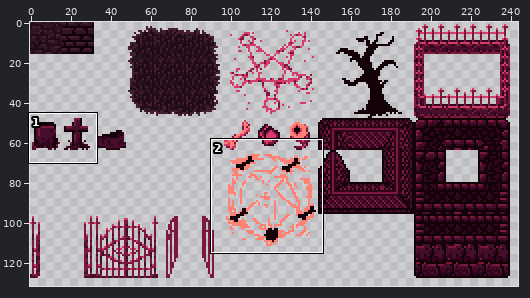
Two states of a sprite sheet, ZarguufsGraveyardAdventure/Assets/Images/tilesheet1.png. Above: a wide view before the commit, with the close-up outlined.
Close-up. The starting point:
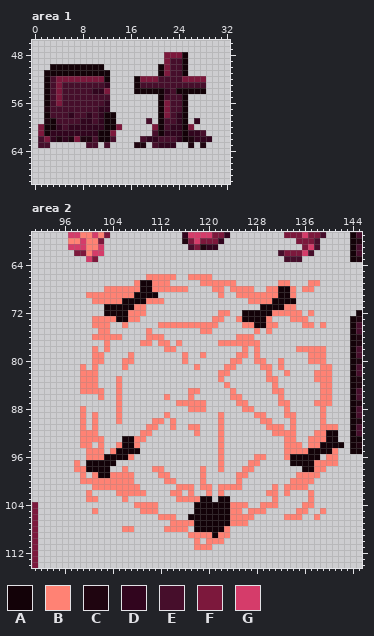
The file is 256x256 pixels. Shown: area 1: x 0..32, y 46..69; area 2: x 91..145, y 59..114. The wide view leaves out empty margins.
Palette (. is transparent): A #130208  B #ff8274  C #1f0510  D #31051e  E #460e2b  F #7c183c  G #d53c6a
Pixels before, area 1, first column x 1:
48 .....................FFFA....
49 .....................FEEA....
50 ..AAAAAAAAA.........AFEEA....
51 .AAAAAAAAAAA........AFEEA....
52 .AEFFFFFFFFA....AFFFEEEEFFFF.
53 .AEFEEEEEEED....AEEEEEEEEEEE.
54 .AEFEEEEEDDF....AAAAADEAAAAA.
55 .AEFEEEEEEEE........AEEEA....
56 .AEFEEEEEEED........AFEEA....
57 .CEEEEEEEEDD........AFEEA....
58 .AEEEDEEDEDAA.......AFEDA....
59 .CAEEEEDDEDAA.....E.AEEDA.D..
60 FAADEDDDDDDAAF.....FAEDDAF...
61 FADDDDDDDDAAF......EADDDADDE.
62 EFDCDCFCCEAAE....EDDEEEDACDDD
63 EE......EE.E....CC.EDDD..C.C.
Pixels before, area 2 (only the part around the change), first column x 93:
 59 ....GGBBGBF............DGGGGFFD.........FFFGFFE....AE
 60 ....BBGBBF.............CFGFFFD............FFFE.....AC
 61 ....GGGBBG..............EFCDD..............FGE.....AE
 62 .....FFBGG.............................EFFFGE......AE
 63 .......GF...............................EEE........AC
 64 .....................................................
 65 .....................................................
 66 .................BBBBB..BBBB.........................
 67 ...............BAABBB.....BBBBBB.......BB...BB.......
 68 ..........BBBBBBAABBBBBB....BB.BBBB..BBAAB.BB........
 69 .......BBBBBBBBAAAA..........B..BBBBBBBAAB...........
 70 ........BBBBBAAAABBB..............BBBBAAAA...........
 71 ..........AAAAABB...................AAAABB...........
 72 ..........AAAABBB............BB..AAAAABBBBB.B.......A
 73 ........BBBBAABB............BB..BAAAAB...BBB.......AC
 74 ........BBB..B.....BBBBBBBBBB....BBAABB....BB.B....AE
 75 .........BB......B........BB.......B.B.............AE
 76 ........BBBBB....BBB............BBB................AC
 77 ..........B.....BB.BB.B......BBBBBBB...............AC
 78 ........B.B.........BB...........B.B......BBBBB....AE
 79 ........BB....B........B..B.....BB.B........BBB....AE
 80 ........BB...BB........B.......BB..BB..B....BBB....AC
 81 ......B.B....B...........B....BB....BB.B......BB...AE
 82 ......BBB....................BB......B..B....BBB...AE
 83 ......BBB...B................B.......BB......BBB...AC
 84 ......BBB...B.................B.......B.......BB...AC
 85 ......BBBB..B...........BB.....B......BB......BB...AE
 86 .........B..B.......B...B......BB......B......BB...AE
 87 ............B.........BBBBB.....BB.....BB....BBB...AC
 88 ......B.....B...........BBB......BB.....B.....B....AE
 89 ......B.B...B.......B........B.....BB...BB....B....AE
 90 ......B.B...B.....BB.B.......B......BB...B....B....AC
 91 ......B.B........BB..B..BB...B.......BBB.B....BBB..AE
 92 ......BBB.......BB.......B...B........BBBB...BBAA..AE
 93 ......BBBB...AABB............B..........BB..BBBAA..AA
 94 ......BB.B..BAAB.............B..........BBB.BBAAAA.AC
 95 .......BBB.BAAAA.............B..........BBBBAAAAB..AA
 96 .......BBBAAAAB..............B.....BB...BAAAAA.BB....
 97 .....B.AAAAA.................B....BB.....AAAABBBB....
 98 .....BBAAAA..B....BB......B..B...BB........AABB......
 99 ......B.BAABBBB....BB.....B.....BB........BBBB.......
100 ......BBBBBBBBB.....BB....B.....B........BBBB........
101 ........BBBBBBBB......BBB.BB.BBBB.....B.BBBB.........
102 .......B....BBBBB....BB.B..B.B.......BB.B...B........
103 .......BB....B........BBBBAA.AA.......B.....B........
104 ...............BBBB......AAAAAABBB..BBB....BB........
105 ........B.......BBB......AAAAAABB.BBB.....BB..B......
106 ...................BBB..AAAAAAABBBB.....BBB..B.......
107 .....................BBBBAAAAAABBB...................
108 .............BB.....BBBB.AAAAAB......................
109 ........................BBBBABB......................
110 .........................B.BBB.......................
111 .........................BBB.........................
112 .....................................................
113 .....................................................
114 .....................................................
Once edited:
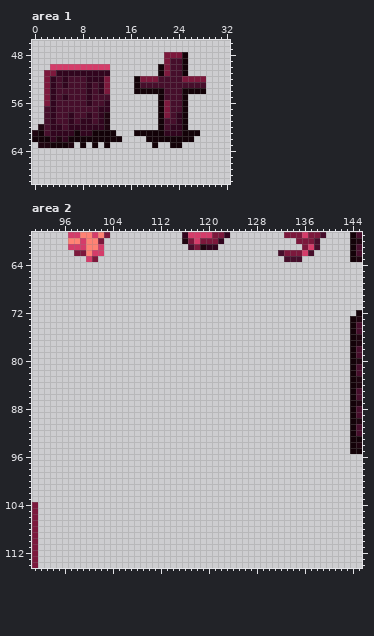
Diff:
Area 1:
y 50: x 3..12 AAAAAAAAA. -> GGGGGGGGGG
y 51: x 2..12 AAAAAAAAAAA -> FFDDDDDDDDD
y 52: x 2..12 AEFFFFFFFFA -> FDEDEEEDDDF
y 53: x 2..5 AEFE -> FDED; x 9 E -> D; x 11..12 ED -> DF
y 54: x 2..4 AEF -> FDE; x 9..10 ED -> DE; x 22 D -> E; x 24 A -> E
y 55: x 2..5 AEFE -> FDED; x 9 E -> D
y 56: x 2..4 AEF -> FDE; x 9 E -> D
y 57: x 2..3 CE -> ED
y 58: x 2..3 AE -> ED; x 12..13 AA -> C.
y 59: x 2..3 CA -> ED; x 6 E -> D; x 12..13 AA -> C.; x 19 E -> .; x 27 D -> .
y 60: x 1..3 FAA -> CED; x 12..14 AAF -> C..; x 20 F -> .; x 26 F -> .
y 61: x 0..2 .FA -> CAE; x 7 D -> A; x 10 D -> A; x 13 F -> A; x 17..20 ...E -> AAAA; x 26..28 DDE -> AA.
y 62: x 0..2 .EF -> AAA; x 6..10 CFCCE -> AAAAA; x 13..14 E. -> AA; x 18..24 EDDEEED -> .AAAAAA; x 26..29 CDDD -> A...
y 63: x 1..6 EE.... -> CCAAAC; x 8..10 .EE -> A.A; x 12 E -> A; x 17..18 CC -> ..; x 20..24 EDDD. -> A..AA; x 26 C -> .; x 28 C -> .
Area 2:
y 66: x 110..114 BBBBB -> .....; x 117..120 BBBB -> ....
y 67: x 108..113 BAABBB -> ......; x 119..124 BBBBBB -> ......; x 132..133 BB -> ..; x 137..138 BB -> ..
y 68: x 103..116 BBBBBBAABBBBBB -> ..............; x 121..122 BB -> ..; x 124..127 BBBB -> ....; x 130..134 BBAAB -> .....; x 136..137 BB -> ..
y 69: x 100..111 BBBBBBBBAAAA -> ............; x 122 B -> .; x 125..134 BBBBBBBAAB -> ..........
y 70: x 101..112 BBBBBAAAABBB -> ............; x 127..134 BBBBAAAA -> ........
y 71: x 103..109 AAAAABB -> .......; x 129..134 AAAABB -> ......
y 72: x 103..109 AAAABBB -> .......; x 122..123 BB -> ..; x 126..135 AAAAABBBBB -> ..........; x 137 B -> .
y 73: x 101..108 BBBBAABB -> ........; x 121..122 BB -> ..; x 125..130 BAAAAB -> ......; x 134..136 BBB -> ...
y 74: x 101..103 BBB -> ...; x 106 B -> .; x 112..121 BBBBBBBBBB -> ..........; x 126..131 BBAABB -> ......; x 136..137 BB -> ..; x 139 B -> .
y 75: x 102..103 BB -> ..; x 110 B -> .; x 119..120 BB -> ..; x 128 B -> .; x 130 B -> .
y 76: x 101..105 BBBBB -> .....; x 110..112 BBB -> ...; x 125..127 BBB -> ...
y 77: x 103 B -> .; x 109..110 BB -> ..; x 112..113 BB -> ..; x 115 B -> .; x 122..128 BBBBBBB -> .......
y 78: x 101 B -> .; x 103 B -> .; x 113..114 BB -> ..; x 126 B -> .; x 128 B -> .; x 135..139 BBBBB -> .....
y 79: x 101..102 BB -> ..; x 107 B -> .; x 116 B -> .; x 119 B -> .; x 125..126 BB -> ..; x 128 B -> .; x 137..139 BBB -> ...
y 80: x 101..102 BB -> ..; x 106..107 BB -> ..; x 116 B -> .; x 124..125 BB -> ..; x 128..129 BB -> ..; x 132 B -> .; x 137..139 BBB -> ...
y 81: x 99 B -> .; x 101 B -> .; x 106 B -> .; x 118 B -> .; x 123..124 BB -> ..; x 129..130 BB -> ..; x 132 B -> .; x 139..140 BB -> ..
y 82: x 99..101 BBB -> ...; x 122..123 BB -> ..; x 130 B -> .; x 133 B -> .; x 138..140 BBB -> ...
y 83: x 99..101 BBB -> ...; x 105 B -> .; x 122 B -> .; x 130..131 BB -> ..; x 138..140 BBB -> ...
y 84: x 99..101 BBB -> ...; x 105 B -> .; x 123 B -> .; x 131 B -> .; x 139..140 BB -> ..
y 85: x 99..102 BBBB -> ....; x 105 B -> .; x 117..118 BB -> ..; x 124 B -> .; x 131..132 BB -> ..; x 139..140 BB -> ..
y 86: x 102 B -> .; x 105 B -> .; x 113 B -> .; x 117 B -> .; x 124..125 BB -> ..; x 132 B -> .; x 139..140 BB -> ..
y 87: x 105 B -> .; x 115..119 BBBBB -> .....; x 125..126 BB -> ..; x 132..133 BB -> ..; x 138..140 BBB -> ...
y 88: x 99 B -> .; x 105 B -> .; x 117..119 BBB -> ...; x 126..127 BB -> ..; x 133 B -> .; x 139 B -> .
y 89: x 99 B -> .; x 101 B -> .; x 105 B -> .; x 113 B -> .; x 122 B -> .; x 128..129 BB -> ..; x 133..134 BB -> ..; x 139 B -> .
y 90: x 99 B -> .; x 101 B -> .; x 105 B -> .; x 111..112 BB -> ..; x 114 B -> .; x 122 B -> .; x 129..130 BB -> ..; x 134 B -> .; x 139 B -> .
y 91: x 99 B -> .; x 101 B -> .; x 110..111 BB -> ..; x 114 B -> .; x 117..118 BB -> ..; x 122 B -> .; x 130..132 BBB -> ...; x 134 B -> .; x 139..141 BBB -> ...
y 92: x 99..101 BBB -> ...; x 109..110 BB -> ..; x 118 B -> .; x 122 B -> .; x 131..134 BBBB -> ....; x 138..141 BBAA -> ....
y 93: x 99..102 BBBB -> ....; x 106..109 AABB -> ....; x 122 B -> .; x 133..134 BB -> ..; x 137..141 BBBAA -> .....
y 94: x 99..100 BB -> ..; x 102 B -> .; x 105..108 BAAB -> ....; x 122 B -> .; x 133..135 BBB -> ...; x 137..142 BBAAAA -> ......
y 95: x 100..102 BBB -> ...; x 104..108 BAAAA -> .....; x 122 B -> .; x 133..141 BBBBAAAAB -> .........
y 96: x 100..107 BBBAAAAB -> ........; x 122 B -> .; x 128..129 BB -> ..; x 133..138 BAAAAA -> ......; x 140..141 BB -> ..
y 97: x 98 B -> .; x 100..104 AAAAA -> .....; x 122 B -> .; x 127..128 BB -> ..; x 134..141 AAAABBBB -> ........
y 98: x 98..103 BBAAAA -> ......; x 106 B -> .; x 111..112 BB -> ..; x 119 B -> .; x 122 B -> .; x 126..127 BB -> ..; x 136..139 AABB -> ....
y 99: x 99 B -> .; x 101..107 BAABBBB -> .......; x 112..113 BB -> ..; x 119 B -> .; x 125..126 BB -> ..; x 135..138 BBBB -> ....
y 100: x 99..107 BBBBBBBBB -> .........; x 113..114 BB -> ..; x 119 B -> .; x 125 B -> .; x 134..137 BBBB -> ....
y 101: x 101..108 BBBBBBBB -> ........; x 115..117 BBB -> ...; x 119..120 BB -> ..; x 122..125 BBBB -> ....; x 131 B -> .; x 133..136 BBBB -> ....
y 102: x 100 B -> .; x 105..109 BBBBB -> .....; x 114..115 BB -> ..; x 117 B -> .; x 120 B -> .; x 122 B -> .; x 130..131 BB -> ..; x 133 B -> .; x 137 B -> .
y 103: x 100..101 BB -> ..; x 106 B -> .; x 115..120 BBBBAA -> ......; x 122..123 AA -> ..; x 131 B -> .; x 137 B -> .
y 104: x 108..111 BBBB -> ....; x 118..126 AAAAAABBB -> .........; x 129..131 BBB -> ...; x 136..137 BB -> ..
y 105: x 101 B -> .; x 109..111 BBB -> ...; x 118..125 AAAAAABB -> ........; x 127..129 BBB -> ...; x 135..136 BB -> ..; x 139 B -> .
y 106: x 112..114 BBB -> ...; x 117..127 AAAAAAABBBB -> ...........; x 133..135 BBB -> ...; x 138 B -> .
y 107: x 114..126 BBBBAAAAAABBB -> .............
y 108: x 106..107 BB -> ..; x 113..116 BBBB -> ....; x 118..123 AAAAAB -> ......
y 109: x 117..123 BBBBABB -> .......
y 110: x 118 B -> .; x 120..122 BBB -> ...
y 111: x 118..120 BBB -> ...
Changed places in both close-ups, as pixel boxes (x1, y1, x2, y2):
changed: (32, 64, 212, 148)
erased: (74, 274, 344, 550)
